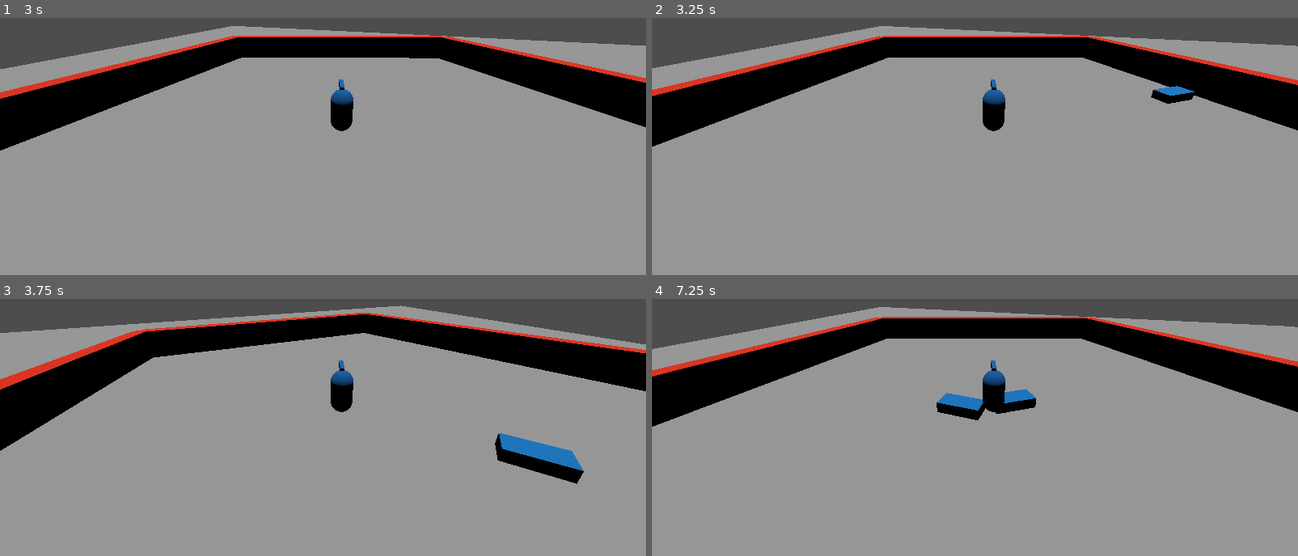
Above: before the commit, frames 1-4 (two rows, left to right).
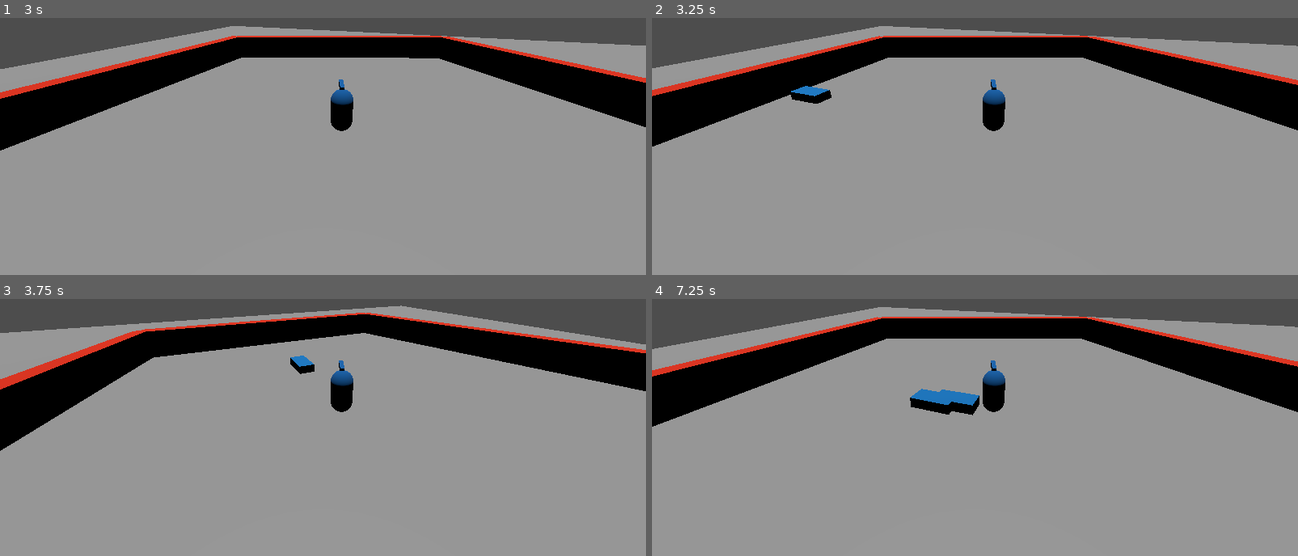
Above: after the commit, the same moments.

Repository: lemmerone/godot-matador
Game: Godot game, scene res://main.tscn
Two runs of this game, one before a commit and one after it. Both use one fixed random seed, a clock stepped at 60 frames per second and the inputs below.
Inputs:
- Up to frame 1 (3 s): tap Enter at 0.5 s; hold Right (rotation_right) 0.53-1.28 s; tap Space (dodge) every 0.75 s from 0.6 to 2.85 s; hold A (rotation_left) 1.28-2.03 s; hold Right (rotation_right) from 2.03 s (still down)
- Up to frame 2 (3.25 s): keep holding Right (rotation_right)
- Up to frame 3 (3.75 s): release Right (rotation_right) at 3.53 s; hold A (rotation_left) from 3.53 s (still down); tap Space (dodge) at 3.6 s
- Up to frame 4 (7.25 s): tap Space (dodge) every 0.75 s from 4.35 to 6.6 s; release A (rotation_left) at 5.78 s; hold Right (rotation_right) from 5.78 s (still down)

Frame 1 is identical in both runs. In frame 2, 0.6% of the frame differs, in the area x 21-84%, y 26-34%; in frame 3, 1.7%, in the area x 44-91%, y 22-73%; in frame 4, 1.0%.

Commit message:
refactor: random_mob_poss code

Diff:
--- a/main.gd
+++ b/main.gd
@@ -10,15 +10,11 @@
 	wallGenerator.wall_setting(num_sides, Vector3.ZERO, $World)
 
 func random_mob_poss():
-	var rng = RandomNumberGenerator.new()
-	var i = rng.randi_range(0, num_sides - 1)
-	return wallGenerator.center_walls[i]
+	return wallGenerator.center_walls[randi_range(0, num_sides - 1)]
 
 func _on_mob_timer_timeout():
 	var mob = mob_scene.instantiate()
+	var player_position = $Player.position
 
-	var player_position = $Player.position
 	mob.initialize(random_mob_poss(), player_position)
-
-	# Spawn the mob by adding it to the Main scene.
 	add_child(mob)
